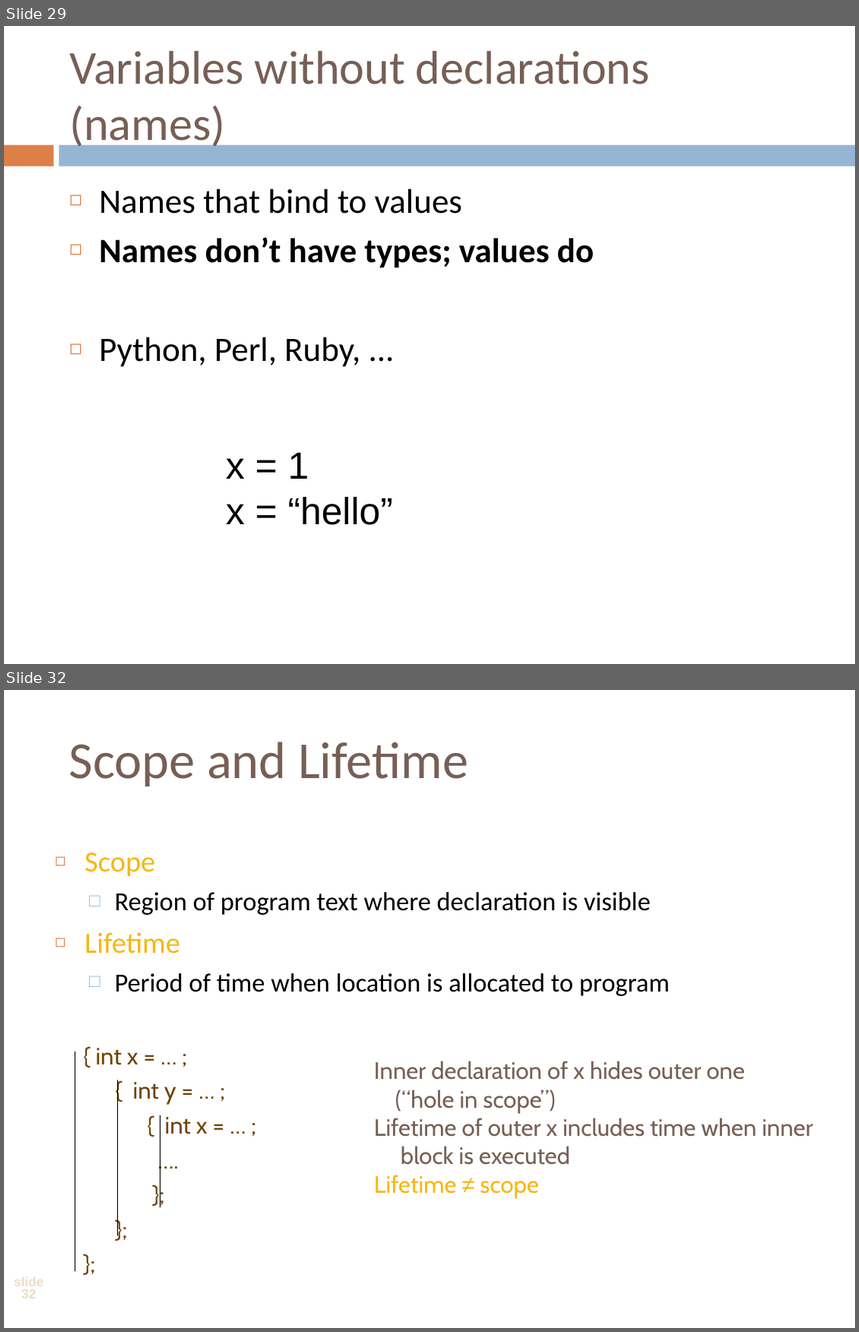
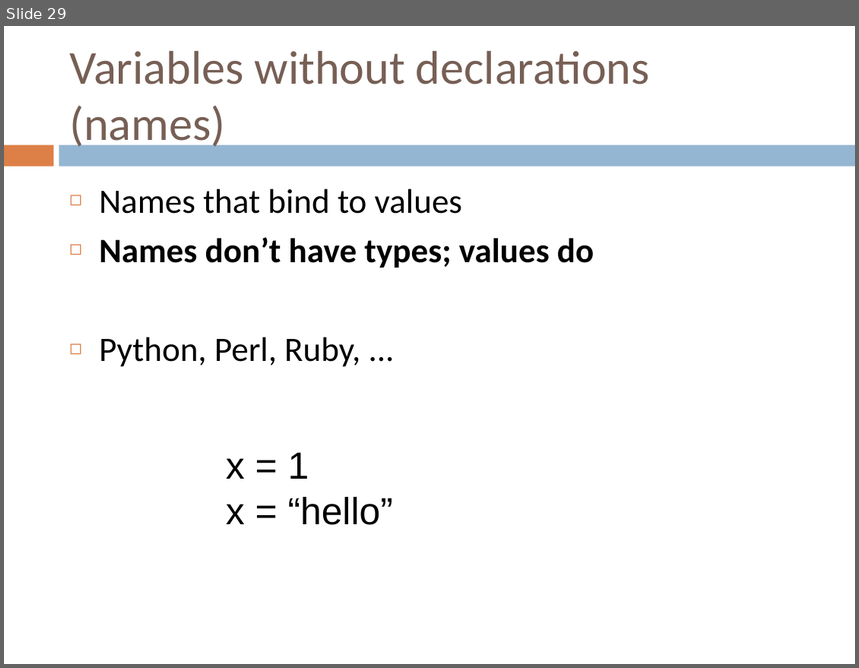
Before and after one commit to crista/EPS-slides, a slide deck: EPS-Imperative.ppt. Shown one above the other, each under a label of ours: slides 29 and 32 before the commit, slide 29 after it; the slides between them are not shown. The pictures are 859x1332 and 859x668 pixels, drawn with LibreOffice and Linux fonts; fonts in the diff are those of the drawing. Boxes give left, top, right and bottom in pixels: in the first picture for what was removed or moved away, otherwise in the second. Text is boxed around its words. In the diff, an @@ line names an element or a change of style, - is before the commit and + after.

```diff
--- a/EPS-Imperative.ppt
+++ b/EPS-Imperative.ppt
@@ slide 32 removed at <box>4,690,855,1328</box>, background #FFFFFF @@
@@ title removed at <box>69,742,468,787</box> @@
-Scope and Lifetime
@@ text removed at <box>85,853,670,996</box> @@
-◻ Scope
-  □ Region of program text where declaration is visible
-◻ Lifetime
-  □ Period of time when location is allocated to program
@@ line removed from (75, 1052) to (75, 1271) @@
@@ text removed at <box>96,1048,208,1135</box> @@
-  { int x = … ;
-  { int y = … ;
-  { int x = … ;
-  ….
-  };
-  };
-  };
@@ text removed at <box>374,1061,813,1198</box> @@
-  Inner declaration of x hides outer one
-  (“hole in scope”)
-  Lifetime of outer x includes time when inner block is executed
-  Lifetime ≠ scope
@@ line removed from (117, 1080) to (117, 1236) @@
@@ line removed from (160, 1116) to (160, 1208) @@
```
Also in this commit, not shown: 3 slides changed, 7 other slides removed, 5 other files.
